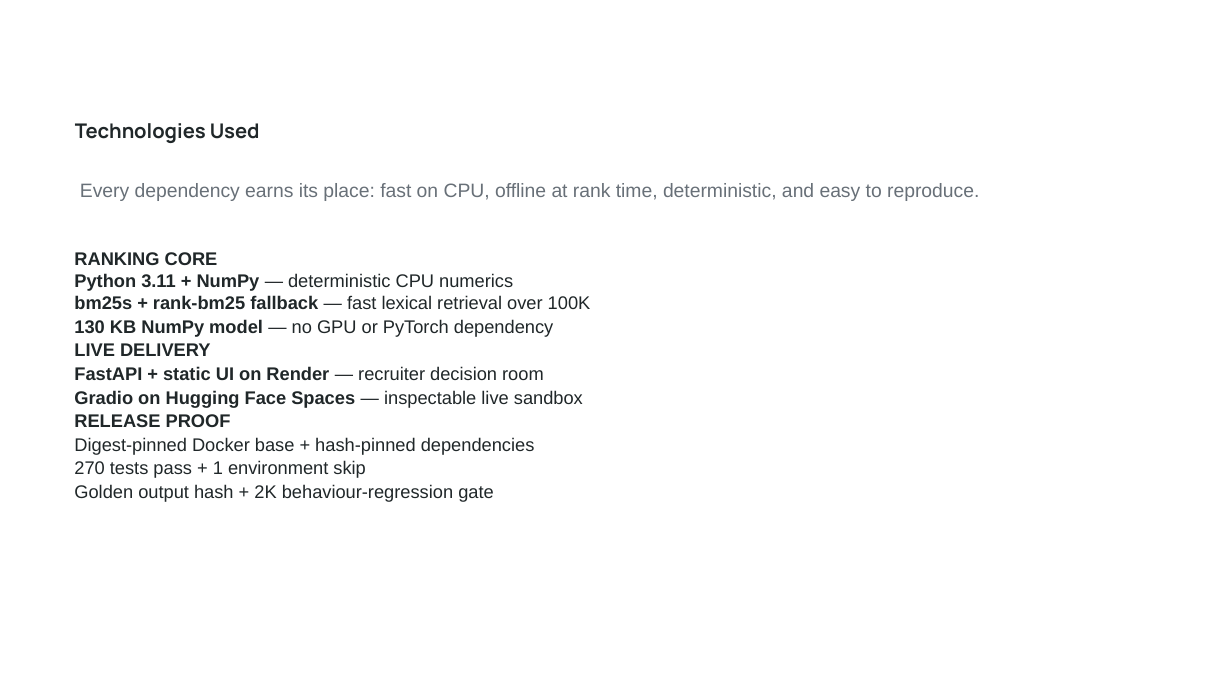
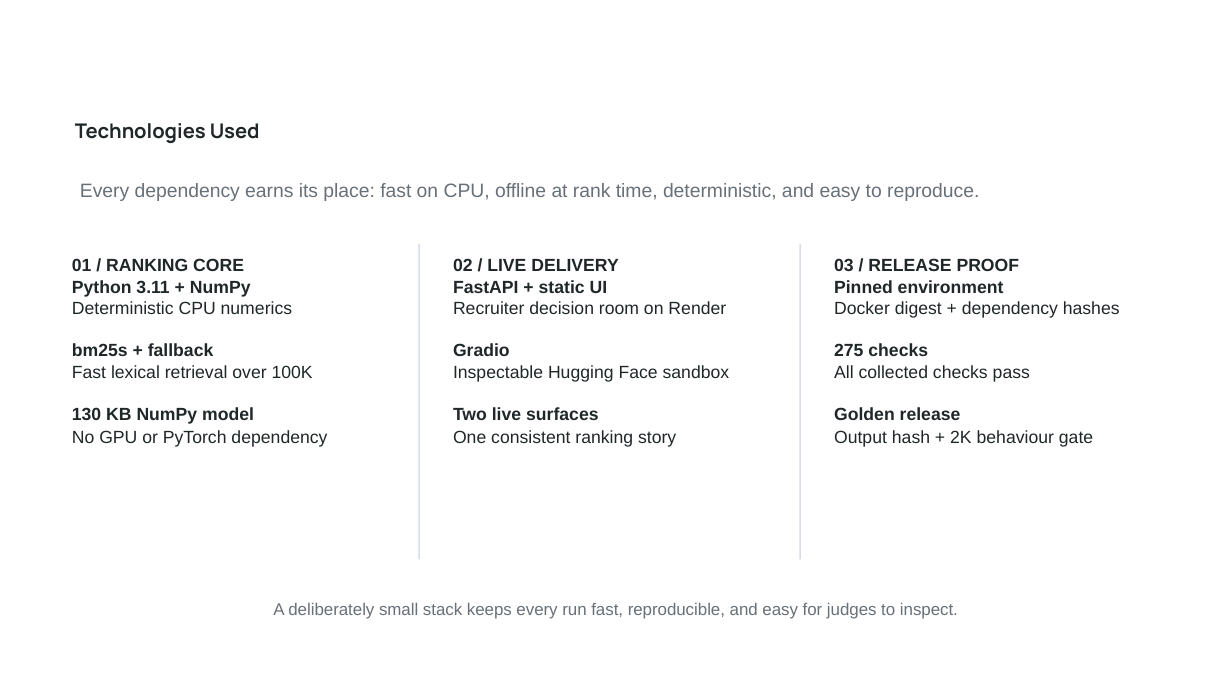
Before and after one commit to bansalbhunesh/redrob-hirefit-ranker, a slide deck: slide 9 of docs/HireFit_Submission_Deck.pptx. Drawn at 1232x693 pixels with LibreOffice and Linux fonts; fonts in the diff are those of the drawing; background and template pictures are left out. Boxes give left, top, right and bottom in pixels: in the first picture for what was removed or moved away, otherwise in the second. Text is boxed around its words. In the diff, an @@ line names an element or a change of style, - is before the commit and + after.

Commit message:
finalize judge-ready submission and hardening

```diff
--- a/docs/HireFit_Submission_Deck.pptx
+++ b/docs/HireFit_Submission_Deck.pptx
@@ text at <box>72,258,327,447</box>: text changed; size 10.7 to 10.3 pt @@
-RANKING CORE
-Python 3.11 + NumPy — deterministic CPU numerics
-bm25s + rank-bm25 fallback — fast lexical retrieval over 100K
-130 KB NumPy model — no GPU or PyTorch dependency
-LIVE DELIVERY
-FastAPI + static UI on Render — recruiter decision room
-Gradio on Hugging Face Spaces — inspectable live sandbox
-RELEASE PROOF
-Digest-pinned Docker base + hash-pinned dependencies
-270 tests pass + 1 environment skip
-Golden output hash + 2K behaviour-regression gate
+01 / RANKING CORE
+Python 3.11 + NumPy
+Deterministic CPU numerics
+bm25s + fallback
+Fast lexical retrieval over 100K
+130 KB NumPy model
+No GPU or PyTorch dependency
@@ rectangle added at <box>419,244,420,559</box>, fill #D9DDEA @@
@@ text added at <box>453,258,730,447</box>, 10.3 pt, text #202729 @@
+02 / LIVE DELIVERY
+FastAPI + static UI
+Recruiter decision room on Render
+Gradio
+Inspectable Hugging Face sandbox
+Two live surfaces
+One consistent ranking story
@@ rectangle added at <box>800,244,801,559</box>, fill #D9DDEA @@
@@ text added at <box>834,258,1120,447</box>, 10.3 pt, text #202729 @@
+03 / RELEASE PROOF
+Pinned environment
+Docker digest + dependency hashes
+275 checks
+All collected checks pass
+Golden release
+Output hash + 2K behaviour gate
@@ text added at <box>273,602,958,619</box>, 9.9 pt, text #687078 @@
+A deliberately small stack keeps every run fast, reproducible, and easy for judges to inspect.
```
Also in this commit, not shown: 9 other slides changed, 22 other files.
